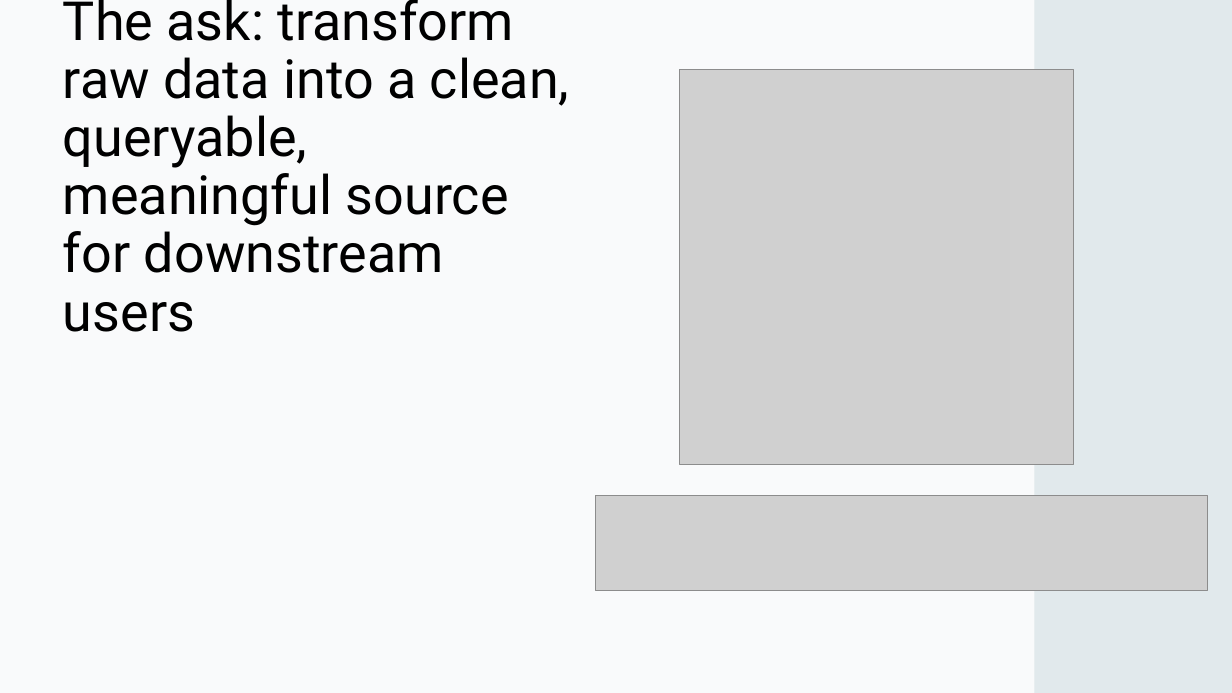
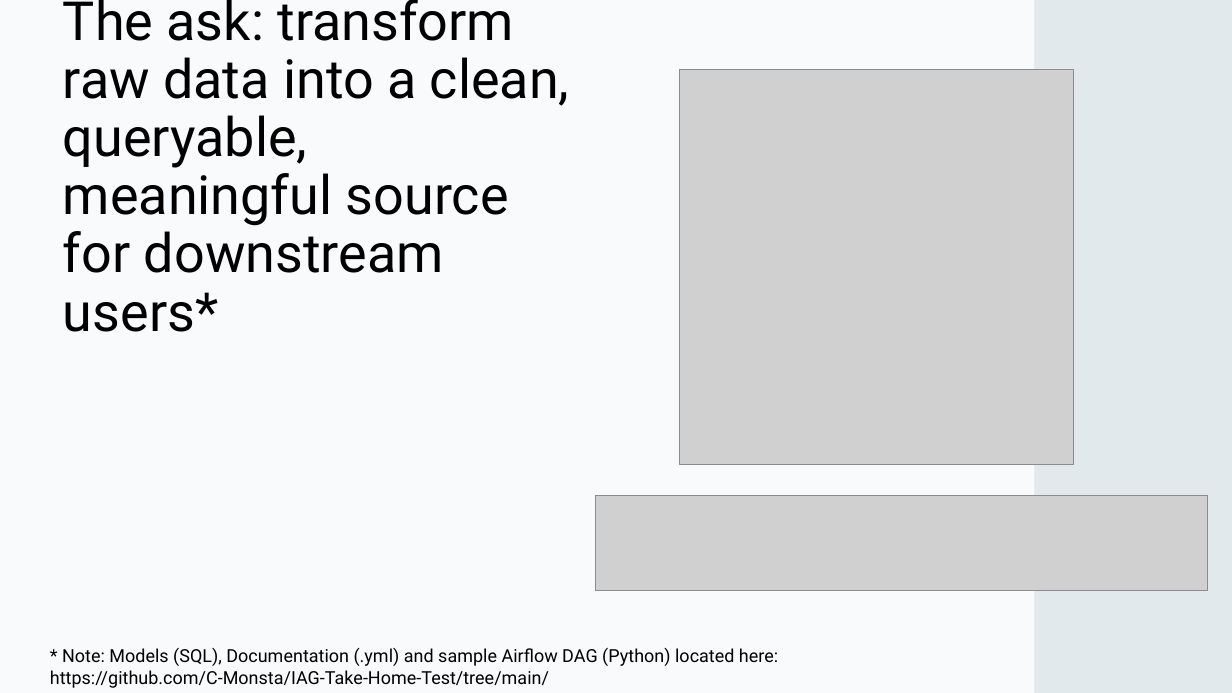
Before and after one commit to C-Monsta/IAG-Take-Home-Test, a slide deck: slide 3 of IAG Take Home Exercise.pptx. Drawn at 1232x693 pixels with LibreOffice and Linux fonts; fonts in the diff are those of the drawing; grey boxes stand for pictures. Boxes give left, top, right and bottom in pixels: in the first picture for what was removed or moved away, otherwise in the second. Text is boxed around its words. In the diff, an @@ line names an element or a change of style, - is before the commit and + after.

Commit message:
Add dbt SQL models and project files

```diff
--- a/IAG Take Home Exercise.pptx
+++ b/IAG Take Home Exercise.pptx
@@ title at [63,0,569,332]: text changed @@
-The ask: transform raw data into a clean, queryable, meaningful source for downstream users
+The ask: transform raw data into a clean, queryable, meaningful source for downstream users*
@@ text added at [50,648,778,688], 14 pt, text #000000 @@
+* Note: Models (SQL), Documentation (.yml) and sample Airflow DAG (Python) located here:
+https://github.com/C-Monsta/IAG-Take-Home-Test/tree/main/
```
Also in this commit, not shown: 7 other slides changed, 1 slide added, 2 other files.
